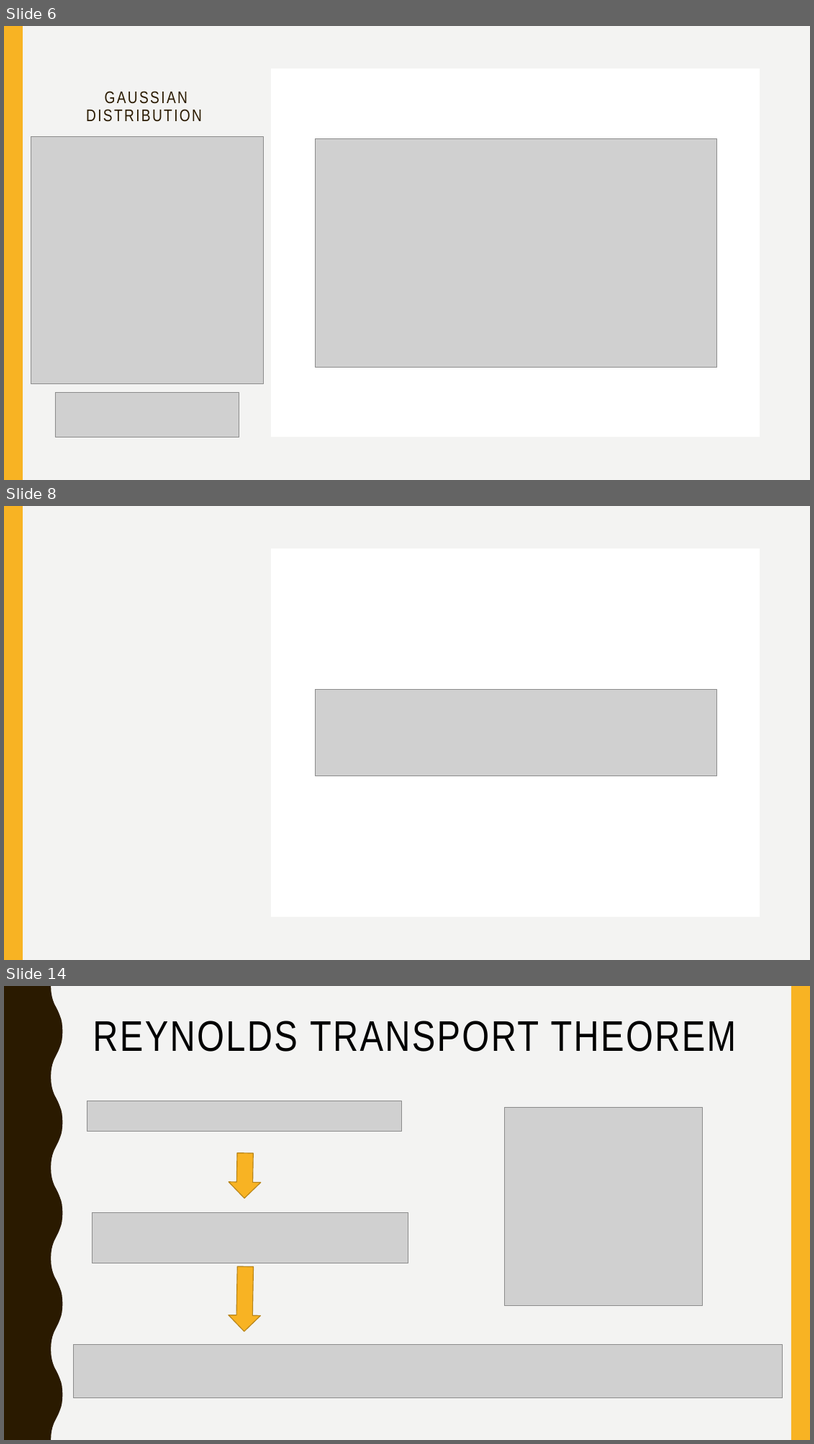
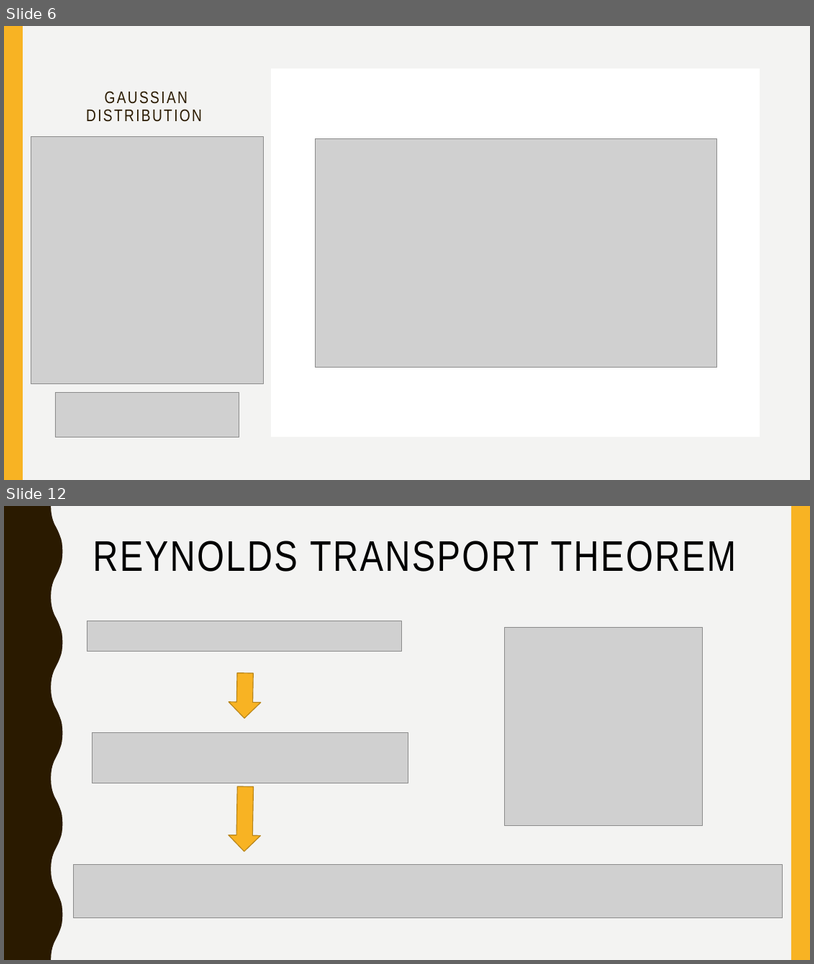
Before and after one commit to TianyuDai/PHY566-Project1-Group1, a slide deck: Presentation.pptx. Shown one above the other, each under a label of ours: slides 6, 8 and 14 before the commit, slides 6 and 12 after it; the slides between them are not shown. The pictures are 814x1444 and 814x964 pixels, drawn with LibreOffice and Linux fonts; fonts in the diff are those of the drawing; grey boxes stand for pictures. Boxes give left, top, right and bottom in pixels: in the first picture for what was removed or moved away, otherwise in the second. Text is boxed around its words. In the diff, an @@ line names an element or a change of style, - is before the commit and + after.

```diff
--- a/Presentation.pptx
+++ b/Presentation.pptx
@@ slide 8 removed at box(4, 506, 810, 960), background #F3F3F2; not listed: 2 template elements that a slide beside it also shows @@
@@ rectangle removed at box(4, 506, 810, 960) @@
@@ rectangle removed at box(4, 506, 23, 960) @@
@@ rectangle removed at box(271, 548, 760, 917) @@
@@ picture removed at box(316, 690, 718, 776) @@
@@ what was slide 14 is now slide 12 @@
```
Also in this commit, not shown: 1 slide changed, 4 slides added, 5 other slides removed, 1 other file.
